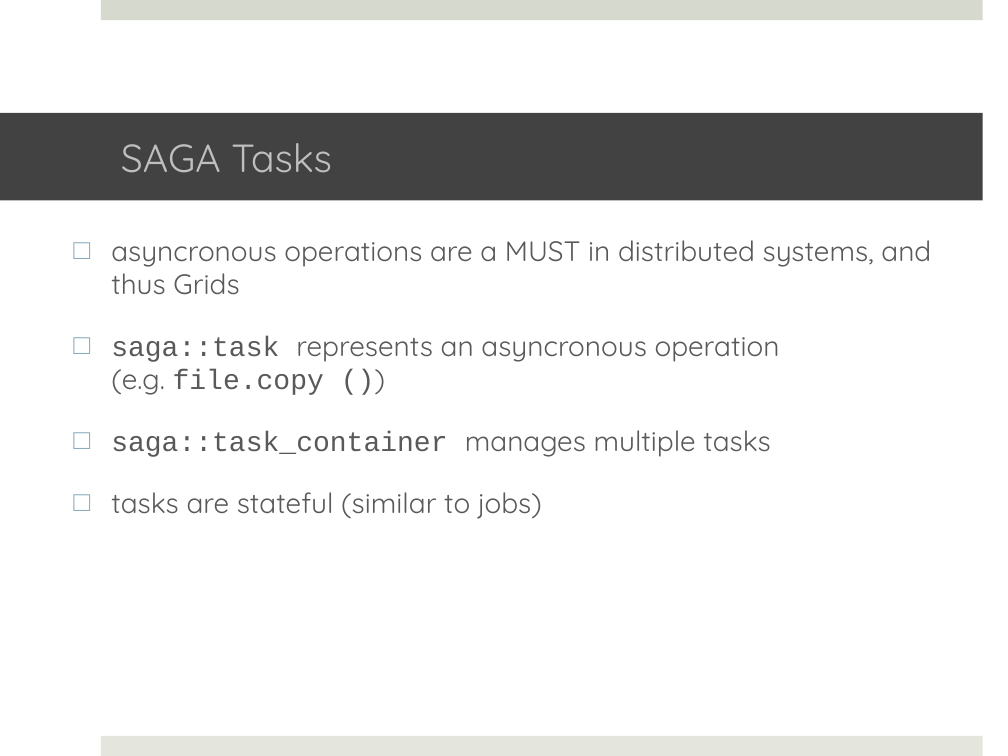
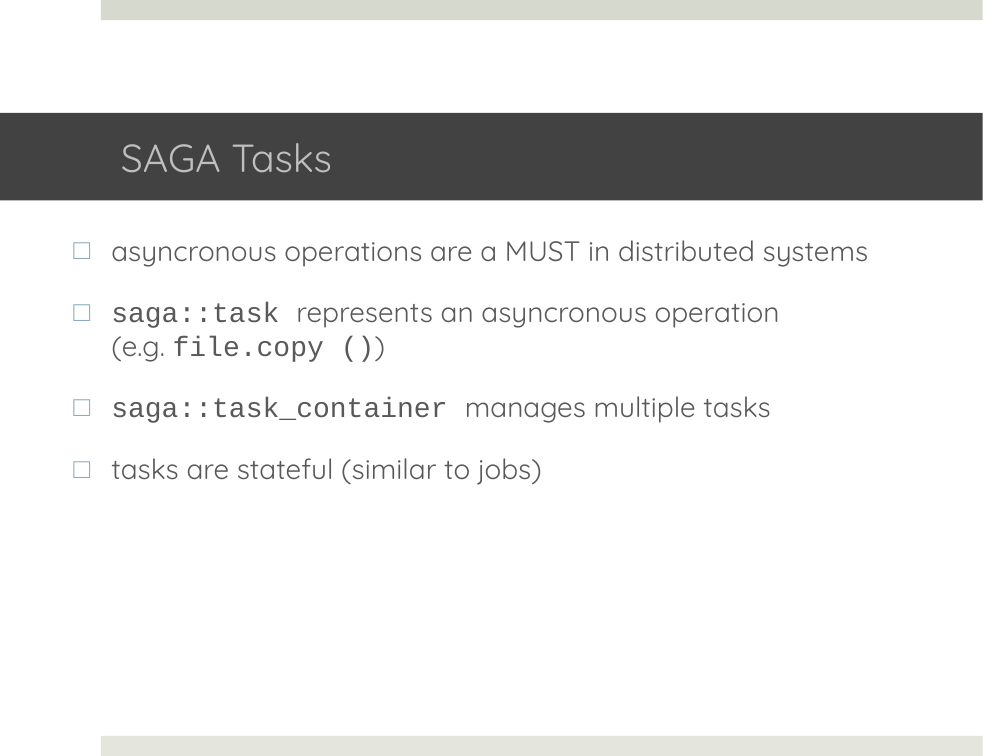
Before and after one commit to saga-project/saga-cpp-legacy-projects, a slide deck: slide 52 of tutorial/EGI-2011/02_api1.pptx (slide 51 before the commit). Drawn at 1008x756 pixels with LibreOffice and Linux fonts; fonts in the diff are those of the drawing; background and template pictures are left out. Boxes give left, top, right and bottom in pixels: in the first picture for what was removed or moved away, otherwise in the second. Text is boxed around its words. In the diff, an @@ line names an element or a change of style, - is before the commit and + after.

```diff
--- a/tutorial/EGI-2011/02_api1.pptx
+++ b/tutorial/EGI-2011/02_api1.pptx
@@ text at (111,240,869,267): text changed @@
-□ asyncronous operations are a MUST in distributed systems, and thus Grids
+□ asyncronous operations are a MUST in distributed systems
```
Also in this commit, not shown: 2 other slides changed, 2 slides added.
